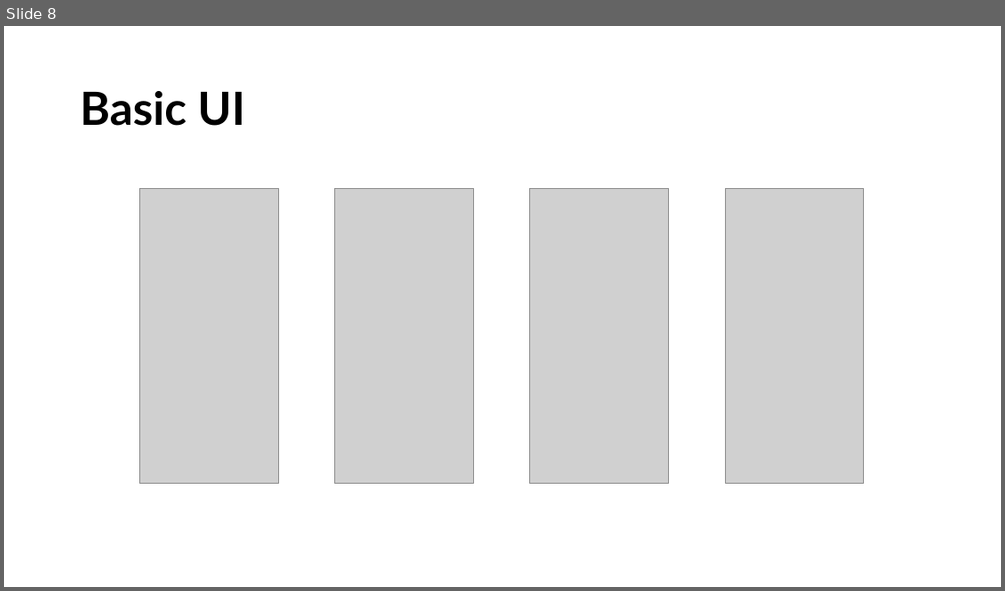
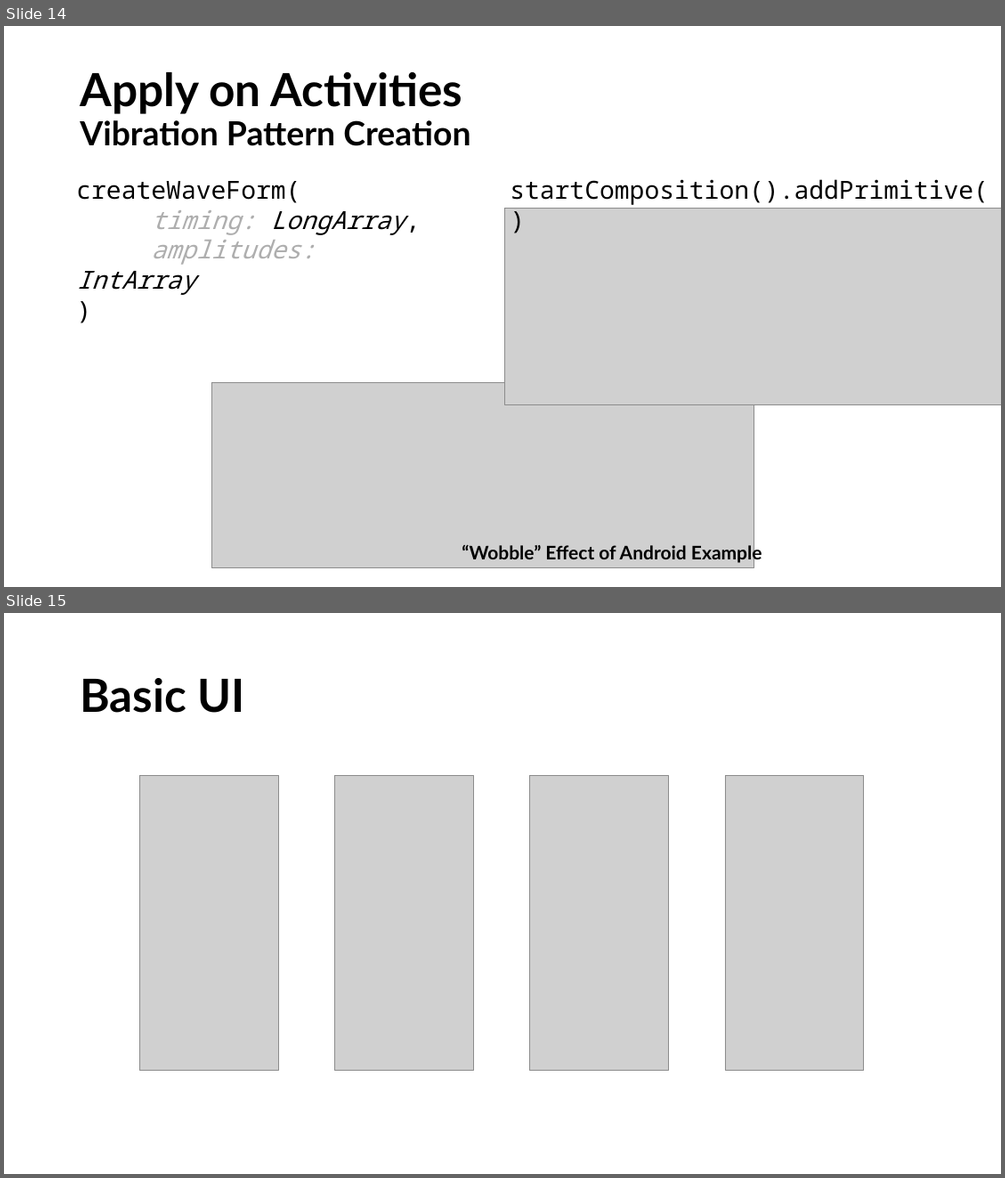
Before and after one commit to Aplace0927/CSED404-Mobile-Ubiquitous-Computing-Project, a slide deck: Presentations/Midterm-TCPs.pptx. Shown one above the other, each under a label of ours: slide 8 before the commit, slides 14 and 15 after it. The pictures are 1005x591 and 1005x1178 pixels, drawn with LibreOffice and Linux fonts; fonts in the diff are those of the drawing; grey boxes stand for pictures. Boxes give left, top, right and bottom in pixels: in the first picture for what was removed or moved away, otherwise in the second. Text is boxed around its words. In the diff, an @@ line names an element or a change of style, - is before the commit and + after.

```diff
--- a/Presentations/Midterm-TCPs.pptx
+++ b/Presentations/Midterm-TCPs.pptx
@@ slide 14 added at [4,26,1001,587], background #FFFFFF @@
@@ title added at [80,72,470,146], 32 pt, text #000000, bold @@
+Apply on Activities
+Vibration Pattern Creation
@@ text added at [76,181,405,295], 24 pt, text #000000, italic @@
+createWaveForm(
+timing: LongArray,
+amplitudes: IntArray
+)
@@ text added at [510,179,988,205], 24 pt, text #000000 @@
+startComposition().addPrimitive()
@@ picture added at [504,208,1001,404] @@
@@ picture added at [212,382,754,567] @@
@@ text added at [461,543,762,564], 18 pt, text #000000, bold @@
+“Wobble” Effect of Android Example
@@ what was slide 8 is now slide 15 @@
```
Also in this commit, not shown: 1 slide changed, 9 other slides added, 2 slides removed.
